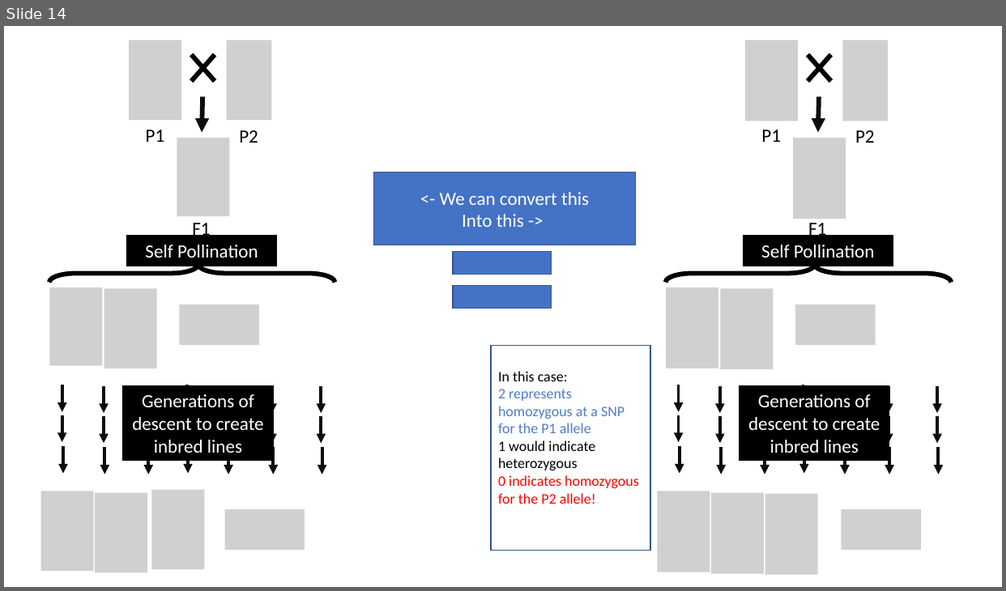
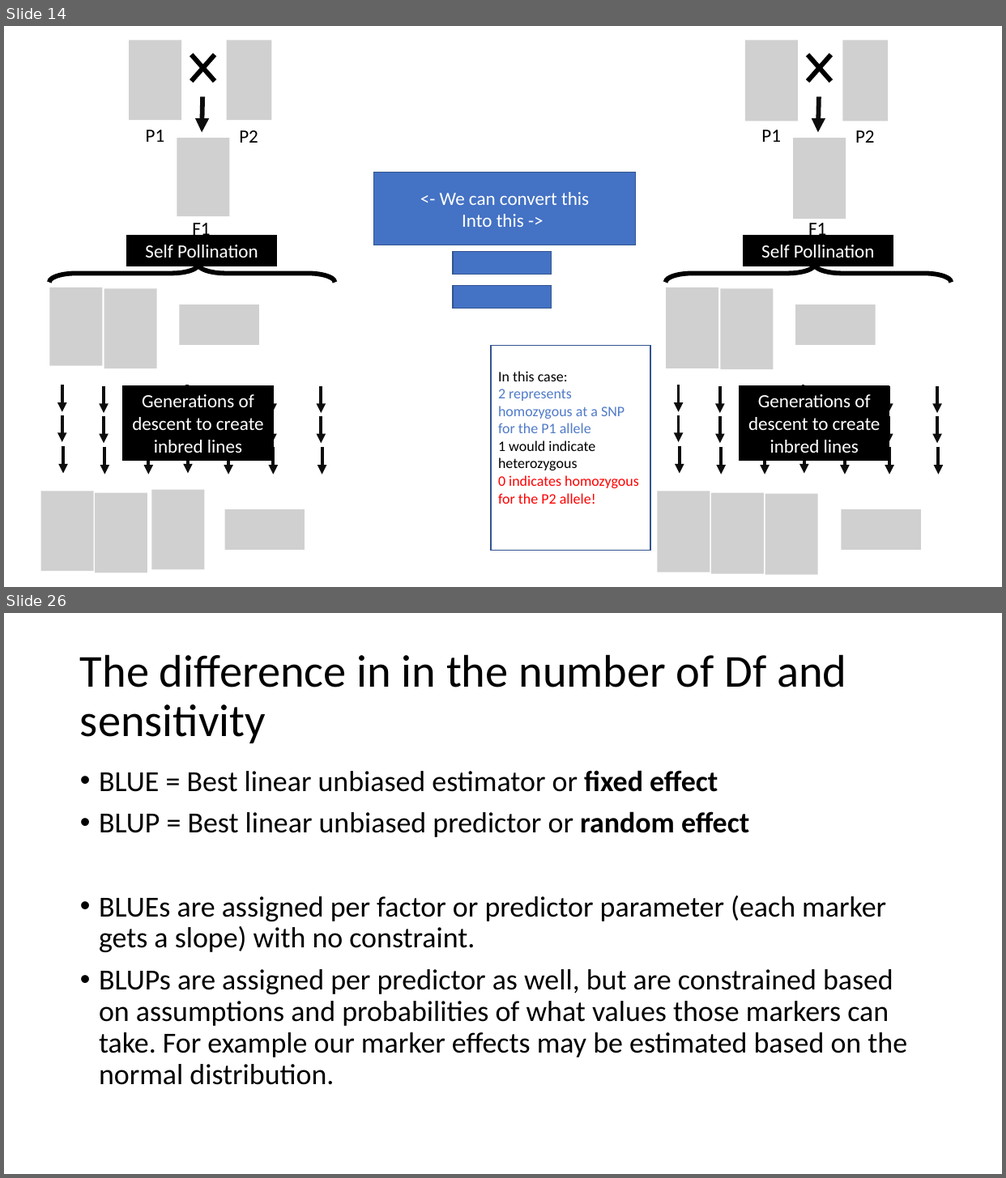
Before and after one commit to ter56/September2_2021_class, a slide deck: AdditiveModels_9_2_2021.pptx. Shown one above the other, each under a label of ours: slide 14 before the commit, slides 14 and 26 after it; the slides between them are not shown. The pictures are 1006x591 and 1006x1178 pixels, drawn with LibreOffice and Linux fonts; fonts in the diff are those of the drawing; grey boxes stand for pictures. Boxes give left, top, right and bottom in pixels: in the first picture for what was removed or moved away, otherwise in the second. Text is boxed around its words. In the diff, an @@ line names an element or a change of style, - is before the commit and + after.

```diff
--- a/AdditiveModels_9_2_2021.pptx
+++ b/AdditiveModels_9_2_2021.pptx
@@ slide 26 added at <box>4,613,1002,1174</box>, background #FFFFFF @@
@@ title added at <box>80,654,846,743</box>, 44 pt, text #000000 @@
+The difference in in the number of Df and sensitivity
@@ text added at <box>99,770,907,1085</box>, 28 pt, text #000000 @@
+• BLUE = Best linear unbiased estimator or fixed effect
+• BLUP = Best linear unbiased predictor or random effect
+• BLUEs are assigned per factor or predictor parameter (each marker gets a slope) with no constraint.
+• BLUPs are assigned per predictor as well, but are constrained based on assumptions and probabilities of what values those markers can take. For example our marker effects may be estimated based on the normal distribution.
```
Also in this commit, not shown: 6 slides changed, 19 other slides added, 6 slides removed, 1 other file.
